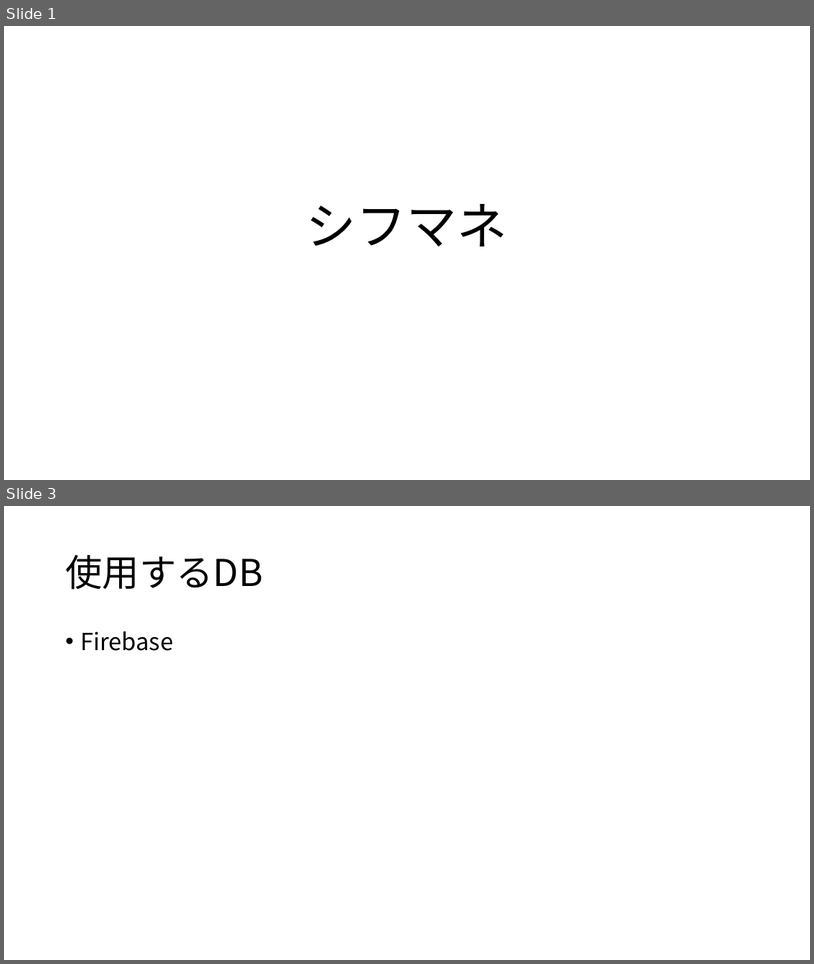
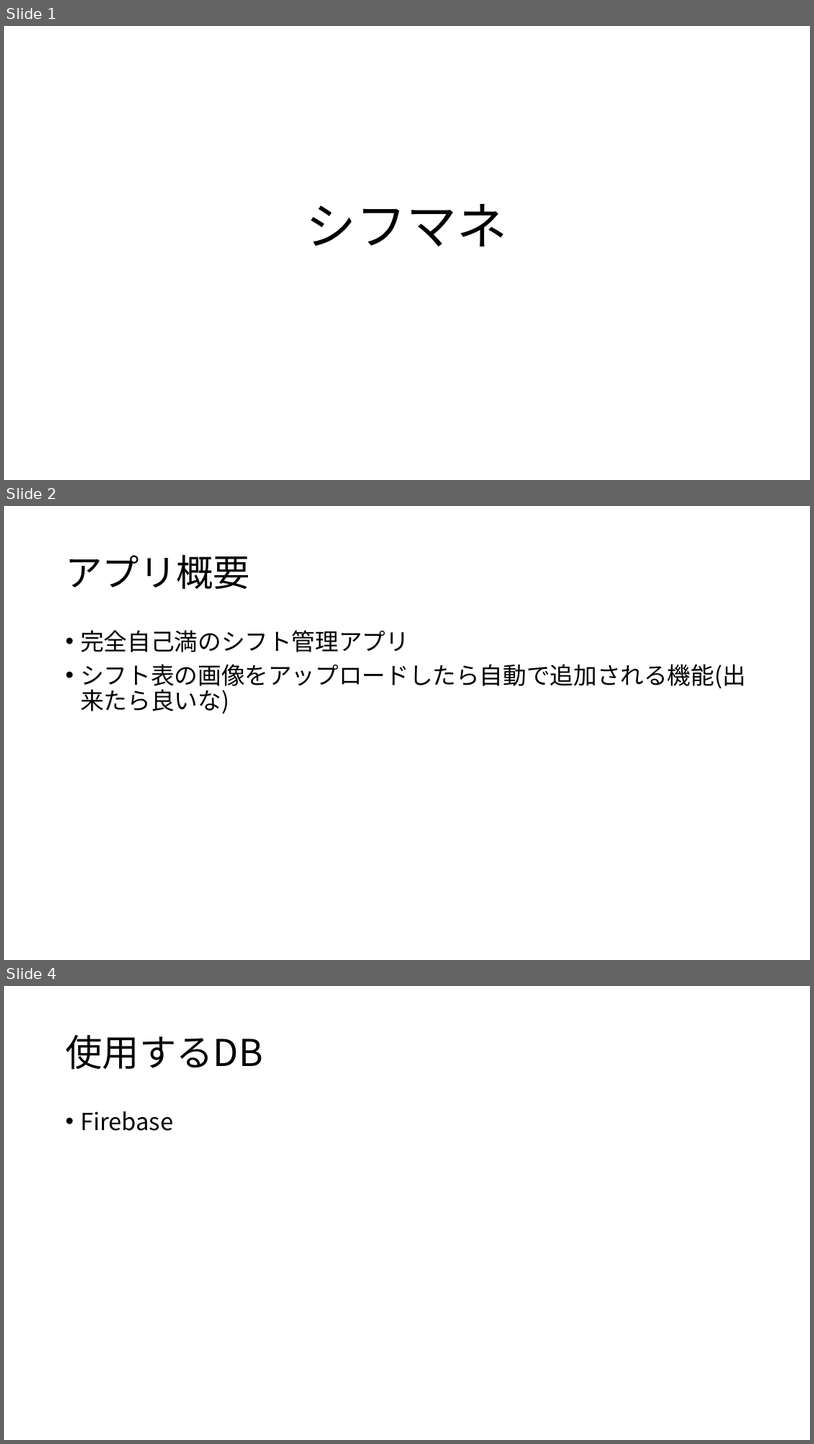
Before and after one commit to KotaWata223/flutter_application, a slide deck: シフマネ_渡辺晃大朗.pptx. Shown one above the other, each under a label of ours: slides 1 and 3 before the commit, slides 1, 2 and 4 after it; the slides between them are not shown. The pictures are 814x964 and 814x1444 pixels, drawn with LibreOffice and Linux fonts; fonts in the diff are those of the drawing. Boxes give left, top, right and bottom in pixels: in the first picture for what was removed or moved away, otherwise in the second. Text is boxed around its words. In the diff, an @@ line names an element or a change of style, - is before the commit and + after.

```diff
--- a/シフマネ_渡辺晃大朗.pptx
+++ b/シフマネ_渡辺晃大朗.pptx
@@ slide 2 added at (4, 506, 810, 960), background #FFFFFF @@
@@ title added at (65, 555, 250, 589), 44 pt, text #000000 @@
+アプリ概要
@@ text added at (80, 630, 746, 713), 28 pt, text #000000 @@
+• 完全自己満のシフト管理アプリ
+• シフト表の画像をアップロードしたら自動で追加される機能(出来たら良いな)
@@ what was slide 3 is now slide 4 @@
```
Also in this commit, not shown: 1 slide changed.
